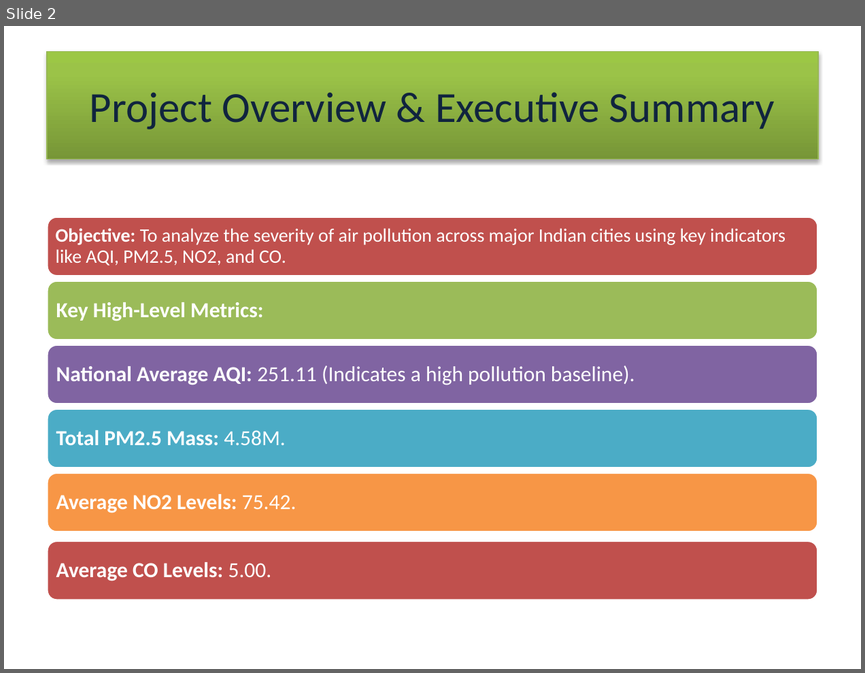
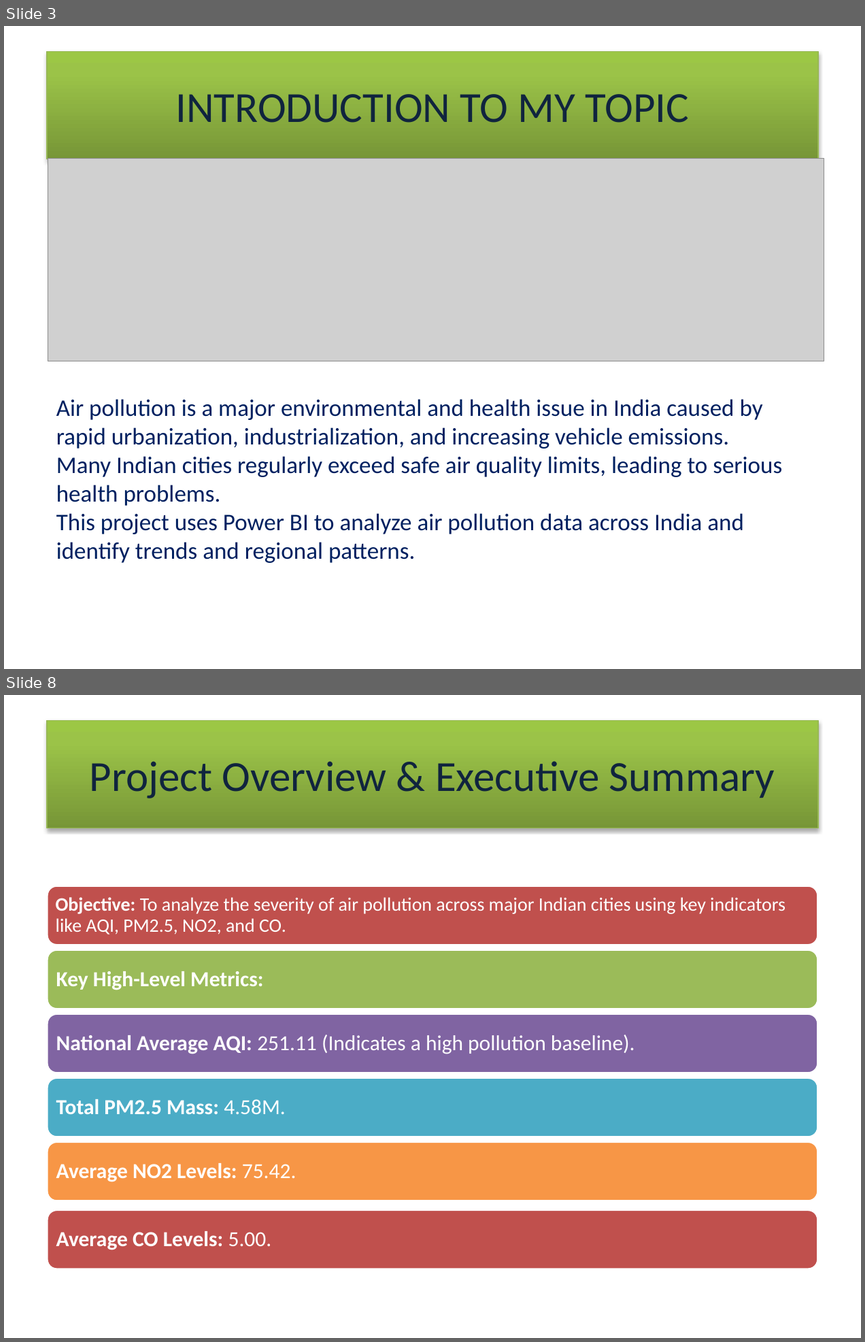
Before and after one commit to lopa3399/IT-anudip, a slide deck: PowerBI/project/The Air We Breathe.pptx. Shown one above the other, each under a label of ours: slide 2 before the commit, slides 3 and 8 after it; the slides between them are not shown. The pictures are 865x673 and 865x1342 pixels, drawn with LibreOffice and Linux fonts; fonts in the diff are those of the drawing; grey boxes stand for pictures. Boxes give left, top, right and bottom in pixels: in the first picture for what was removed or moved away, otherwise in the second. Text is boxed around its words. In the diff, an @@ line names an element or a change of style, - is before the commit and + after.

```diff
--- a/PowerBI/project/The Air We Breathe.pptx
+++ b/PowerBI/project/The Air We Breathe.pptx
@@ slide 3 added at (x1=4, y1=26, x2=861, y2=669), background #FFFFFF @@
@@ title added at (x1=47, y1=52, x2=818, y2=159), fill gradient #779737 to #9BC348 to #9DC746, outline #98B955 0.75 pt, 36 pt, text #0F243E @@
+INTRODUCTION TO MY TOPIC
@@ picture added at (x1=48, y1=159, x2=824, y2=361) @@
@@ text added at (x1=56, y1=399, x2=782, y2=563), 20 pt, text #002060 @@
+Air pollution is a major environmental and health issue in India caused by rapid urbanization, industrialization, and increasing vehicle emissions.
+Many Indian cities regularly exceed safe air quality limits, leading to serious health problems.
+This project uses Power BI to analyze air pollution data across India and identify trends and regional patterns.
@@ what was slide 2 is now slide 8 @@
```
Also in this commit, not shown: 4 slides changed, 10 other slides added, 3 slides removed, 25 other files.
